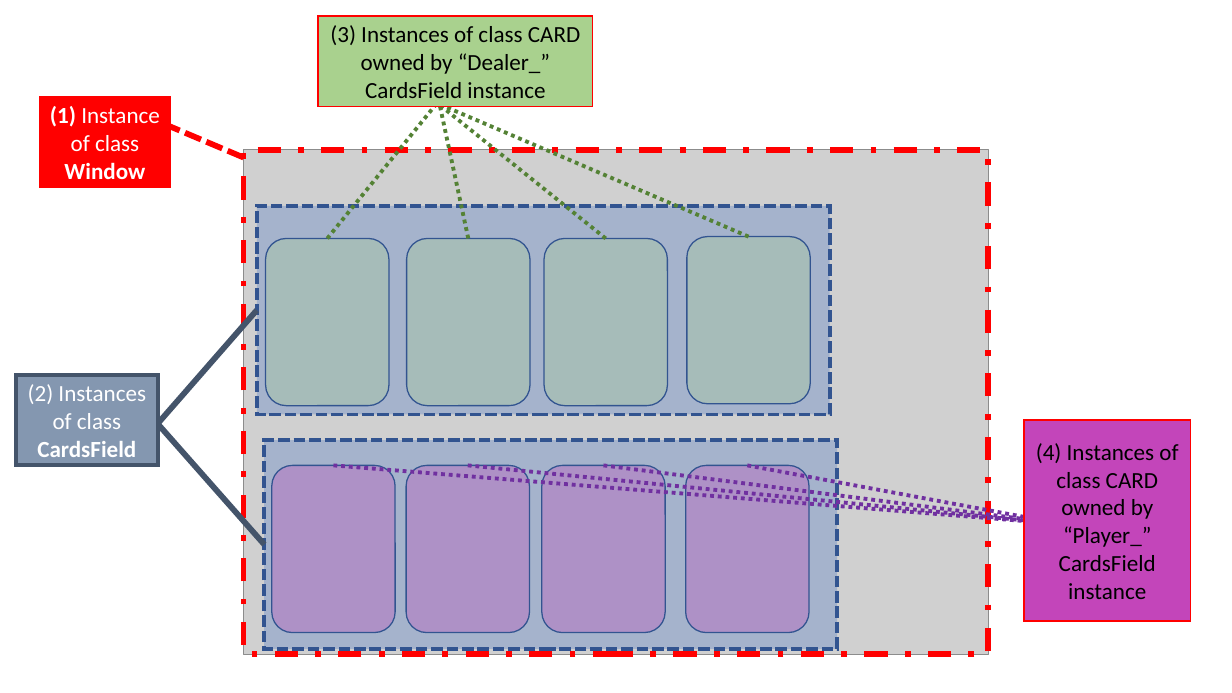
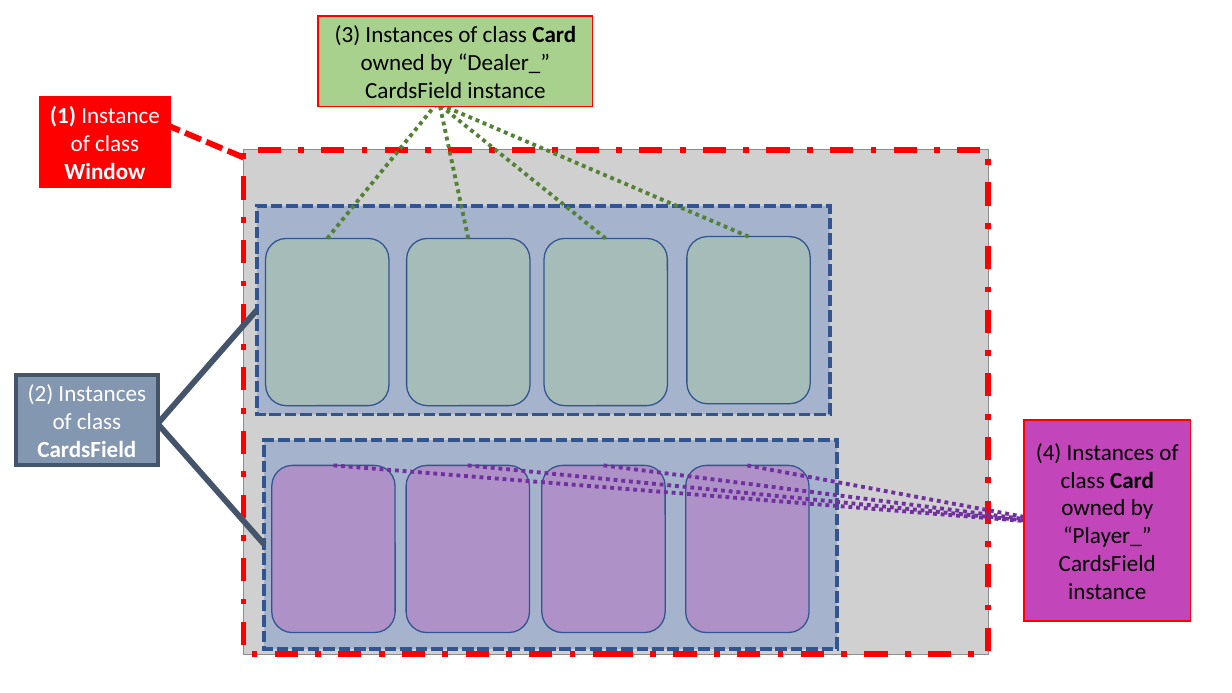
Before and after one commit to CPaladiya/14_BlackJack, a slide deck: slide 1 of cards/ImageSource.pptx. Drawn at 1232x693 pixels with LibreOffice and Linux fonts; fonts in the diff are those of the drawing; grey boxes stand for pictures. Boxes give left, top, right and bottom in pixels: in the first picture for what was removed or moved away, otherwise in the second. Text is boxed around its words. In the diff, an @@ line names an element or a change of style, - is before the commit and + after.

```diff
--- a/cards/ImageSource.pptx
+++ b/cards/ImageSource.pptx
@@ text in rectangle at box(335, 25, 576, 98): text changed @@
-(3) Instances of class CARD owned by “Dealer_” CardsField instance
+(3) Instances of class Card owned by “Dealer_” CardsField instance
@@ text in rectangle at box(1036, 443, 1178, 599): text changed @@
-(4) Instances of class CARD owned by “Player_” CardsField instance
+(4) Instances of class Card owned by “Player_” CardsField instance
```
Also in this commit, not shown: 1 slide added, 4 other files.
